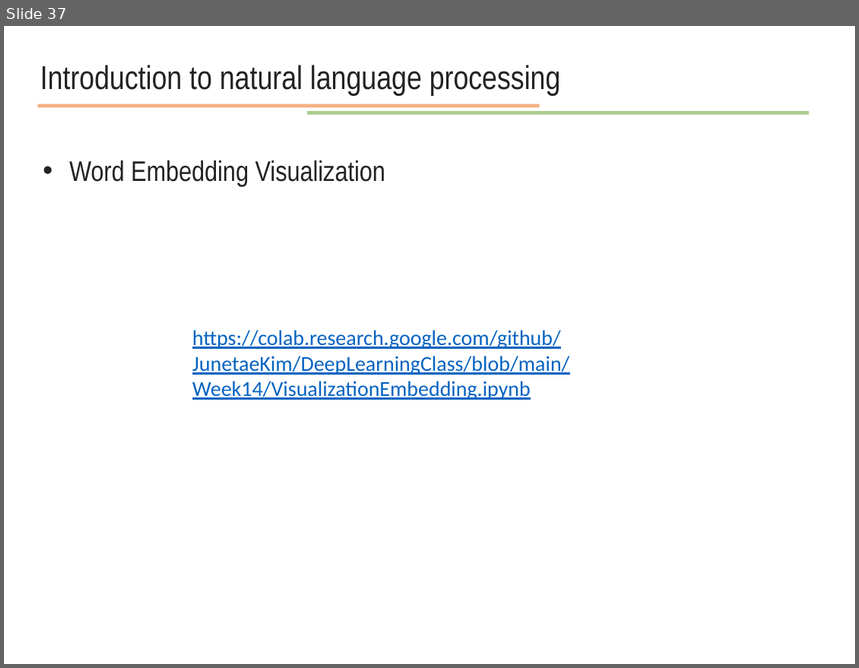
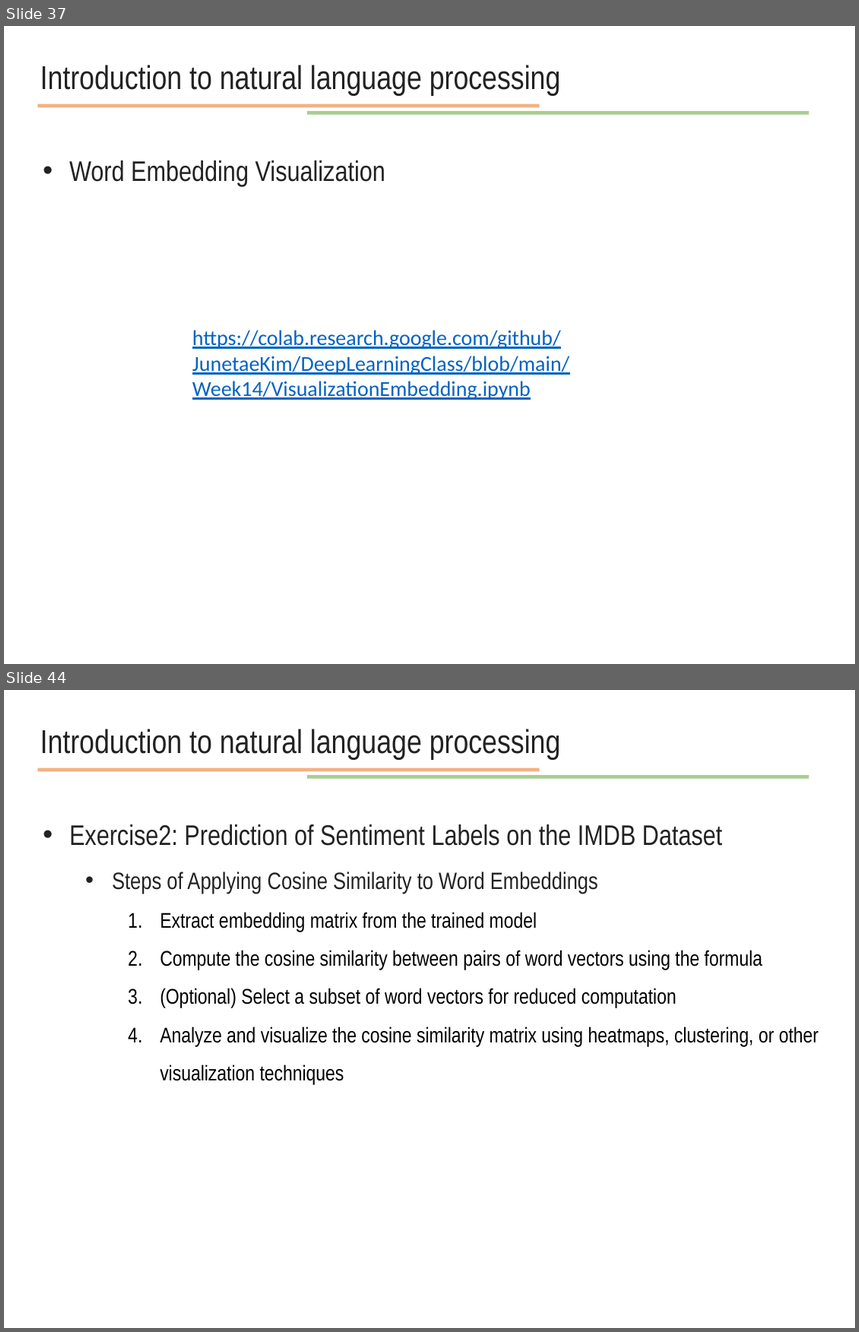
Before and after one commit to JunetaeKim/DeepLearningClass, a slide deck: Week14/week14 natural language processing.pptx. Shown one above the other, each under a label of ours: slide 37 before the commit, slides 37 and 44 after it; the slides between them are not shown. The pictures are 859x668 and 859x1332 pixels, drawn with LibreOffice and Linux fonts; fonts in the diff are those of the drawing. Boxes give left, top, right and bottom in pixels: in the first picture for what was removed or moved away, otherwise in the second. Text is boxed around its words. In the diff, an @@ line names an element or a change of style, - is before the commit and + after.

```diff
--- a/Week14/week14 natural language processing.pptx
+++ b/Week14/week14 natural language processing.pptx
@@ slide 44 added at box(4, 690, 855, 1328), background #FFFFFF @@
@@ text added at box(40, 729, 561, 760), 28 pt, text #222222 @@
+Introduction to natural language processing
@@ line added from (38, 770) to (539, 770), #ED7D31 3 pt @@
@@ line added from (307, 777) to (810, 777), #70AD47 3 pt @@
@@ text added at box(69, 825, 819, 1085), 18 pt, text #000000 @@
+• Exercise2: Prediction of Sentiment Labels on the IMDB Dataset
+  • Steps of Applying Cosine Similarity to Word Embeddings
+    1. Extract embedding matrix from the trained model
+    2. Compute the cosine similarity between pairs of word vectors using the formula
+    3. (Optional) Select a subset of word vectors for reduced computation
+    4. Analyze and visualize the cosine similarity matrix using heatmaps, clustering, or other visualization techniques
```
Also in this commit, not shown: 7 other slides added, 1 other file.
